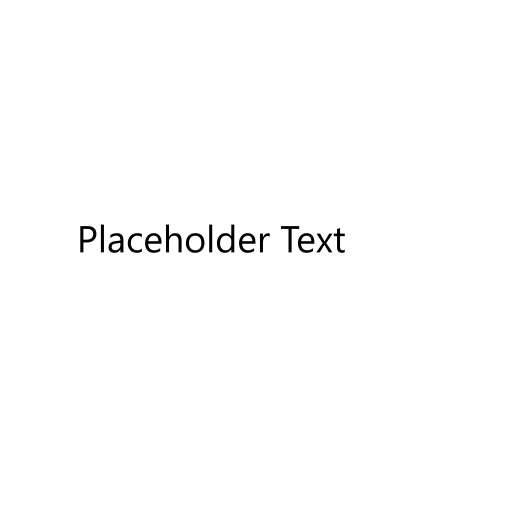
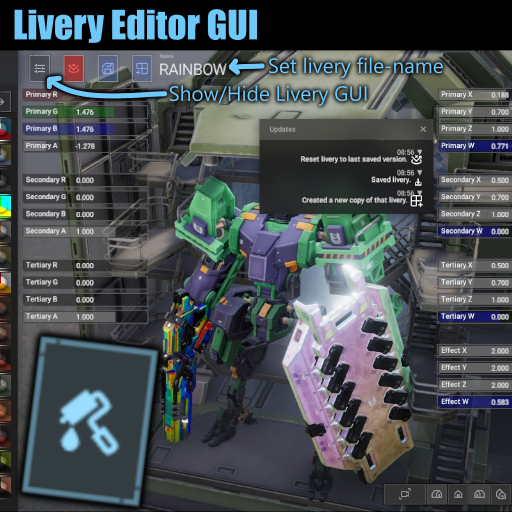
Layers edited between the first and the second 512x512 image:
added layer "arrows and sm text" above "arrows and text shadows" over [0, 0, 512, 512]
added layer "arrows and text shadows" above "paint roller" over [0, 0, 512, 512]
added layer "paint roller" above "paint-roller-shadow" over [0, 256, 256, 512]
added layer "paint-roller-shadow" above "screenshot" over [0, 256, 256, 512]
added layer "screenshot" over [0, 0, 512, 512]
